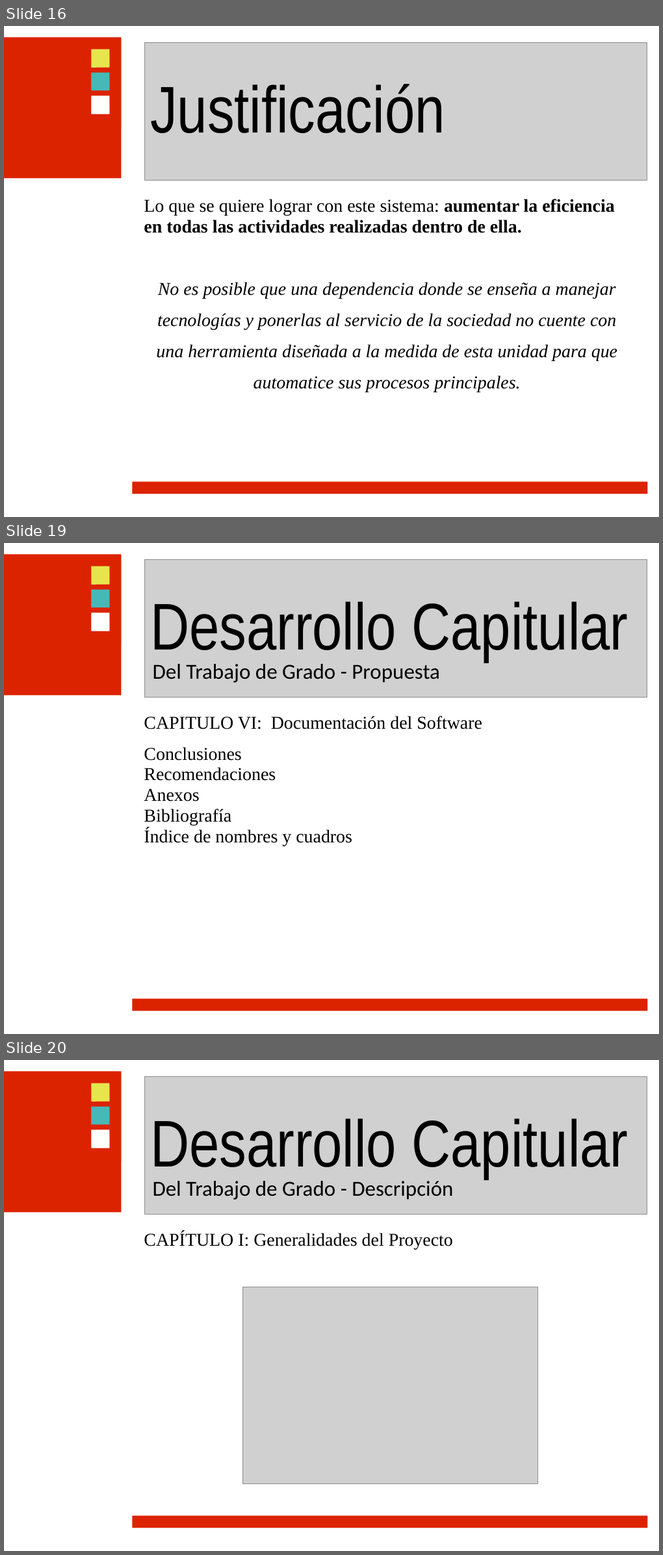
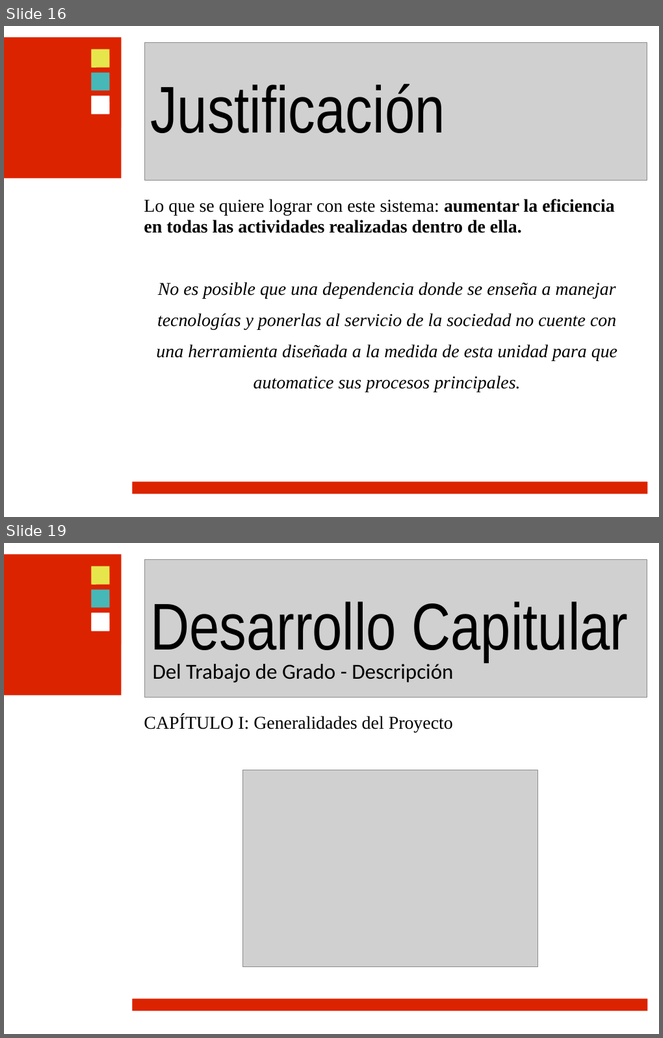
Before and after one commit to ramayac/jhard, a slide deck: presentaciones/primera defensa/jhard.ppt. Shown one above the other, each under a label of ours: slides 16, 19 and 20 before the commit, slides 16 and 19 after it; the slides between them are not shown. The pictures are 663x1555 and 663x1038 pixels, drawn with LibreOffice and Linux fonts; fonts in the diff are those of the drawing; grey boxes stand for pictures; background and template pictures are left out. Boxes give left, top, right and bottom in pixels: in the first picture for what was removed or moved away, otherwise in the second. Text is boxed around its words. In the diff, an @@ line names an element or a change of style, - is before the commit and + after.

```diff
--- a/presentaciones/primera defensa/jhard.ppt
+++ b/presentaciones/primera defensa/jhard.ppt
@@ slide 19 removed at (x1=4, y1=543, x2=659, y2=1034), background picture (left out); not listed: 7 template elements that a slide beside it also shows @@
@@ picture removed at (x1=144, y1=560, x2=647, y2=698) @@
@@ text removed at (x1=150, y1=601, x2=628, y2=662) @@
-Desarrollo Capitular
@@ text removed at (x1=153, y1=664, x2=440, y2=683) @@
-Del Trabajo de Grado - Propuesta
@@ text removed at (x1=144, y1=716, x2=482, y2=847) @@
-CAPITULO VI: Documentación del Software
-Conclusiones
-Recomendaciones
-Anexos
-Bibliografía
-Índice de nombres y cuadros
@@ what was slide 20 is now slide 19 @@
```
Also in this commit, not shown: 4 slides changed.
